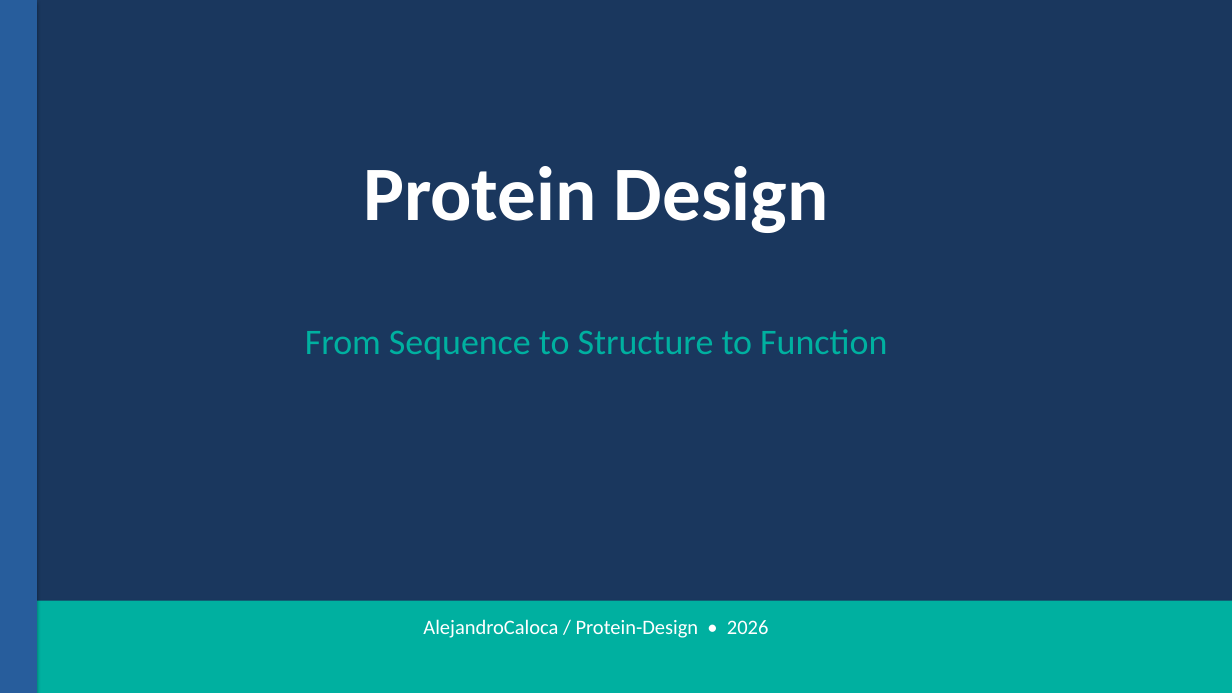
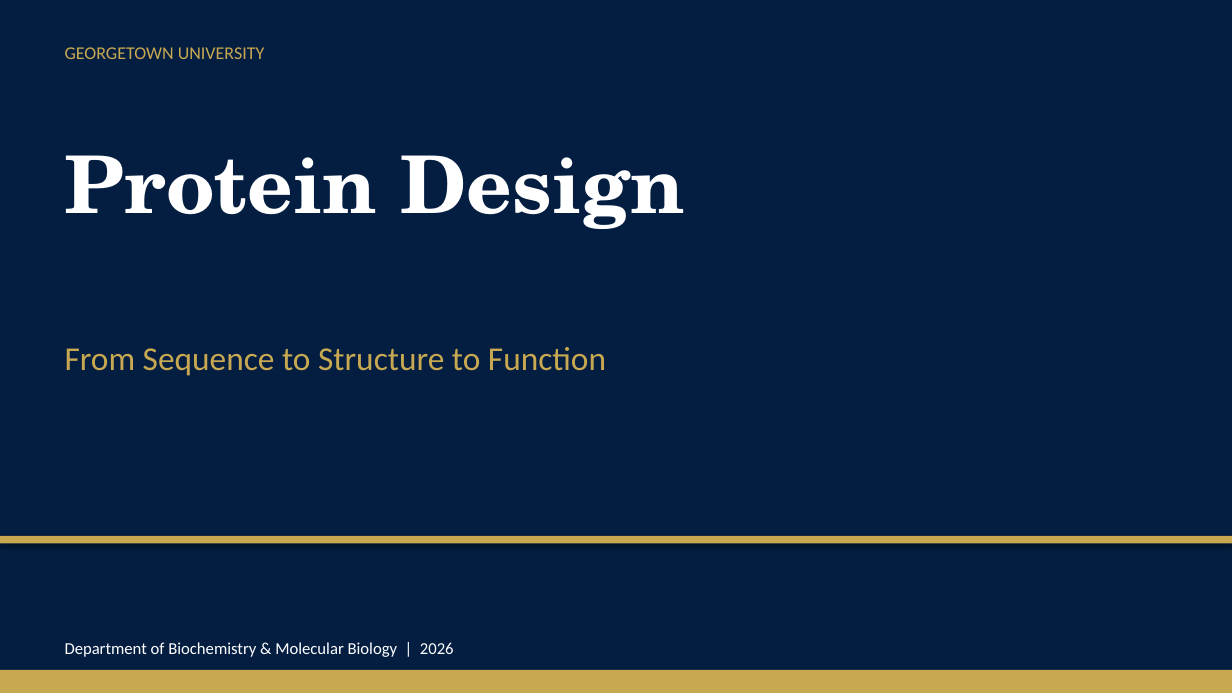
Before and after one commit to AlejandroCaloca/Protein-Design, a slide deck: slide 1 of Protein_Design.pptx. Drawn at 1232x693 pixels with LibreOffice and Linux fonts; fonts in the diff are those of the drawing. Boxes give left, top, right and bottom in pixels: in the first picture for what was removed or moved away, otherwise in the second. Text is boxed around its words. In the diff, an @@ line names an element or a change of style, - is before the commit and + after.

```diff
--- a/Protein_Design.pptx
+++ b/Protein_Design.pptx
@@ rectangle at (0,0,1232,693): fill #1A375E to #041E42 @@
@@ rectangle removed at (0,0,37,693) @@
@@ text added at (65,47,265,59), 14 pt, text #C8A951 @@
+GEORGETOWN UNIVERSITY
@@ text "Protein Design": place and size @@
-text "Protein Design" at (363,166,829,233)
+text "Protein Design" at (65,155,684,229)
@@ text "Protein Design" at (65,155,684,229): size 60 to 62 pt, font Calibri to TeX Gyre Schola; alignment centre to left @@
@@ text "From Sequence to Structure to ...": place and size @@
-text "From Sequence to Structure to ..." at (305,329,887,360)
+text "From Sequence to Structure to ..." at (65,347,606,376)
@@ text "From Sequence to Structure to ..." at (65,347,606,376): size 28 to 26 pt, text colour #00B0A0 to #C8A951; alignment centre to left @@
@@ rectangle: place and size @@
-rectangle at (0,601,1232,693)
+rectangle at (0,536,1232,543)
@@ rectangle at (0,536,1232,543): fill #00B0A0 to #C8A951 @@
@@ text removed at (423,619,769,638) @@
-AlejandroCaloca / Protein-Design • 2026
@@ text added at (65,642,454,657), 13 pt, text #FFFFFF @@
+Department of Biochemistry & Molecular Biology | 2026
@@ rectangle added at (0,670,1232,693), fill #C8A951 @@
```
Also in this commit, not shown: 4 other slides changed, 12 slides added, 4 slides removed, 1 other file.
